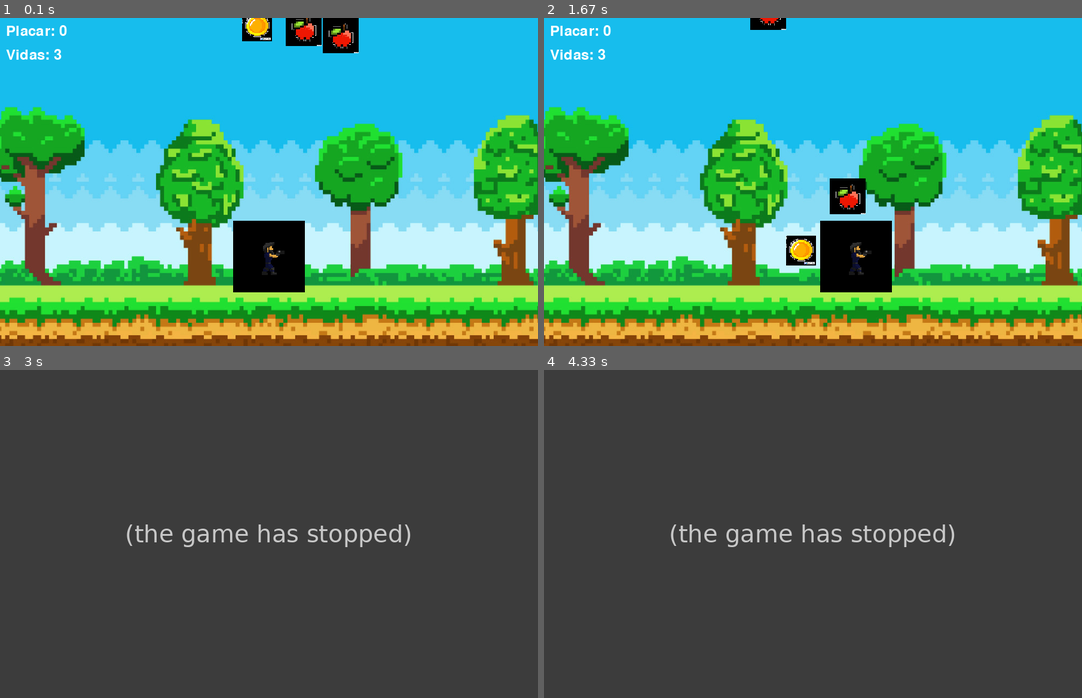
Above: before the commit, frames 1-4 (two rows, left to right).
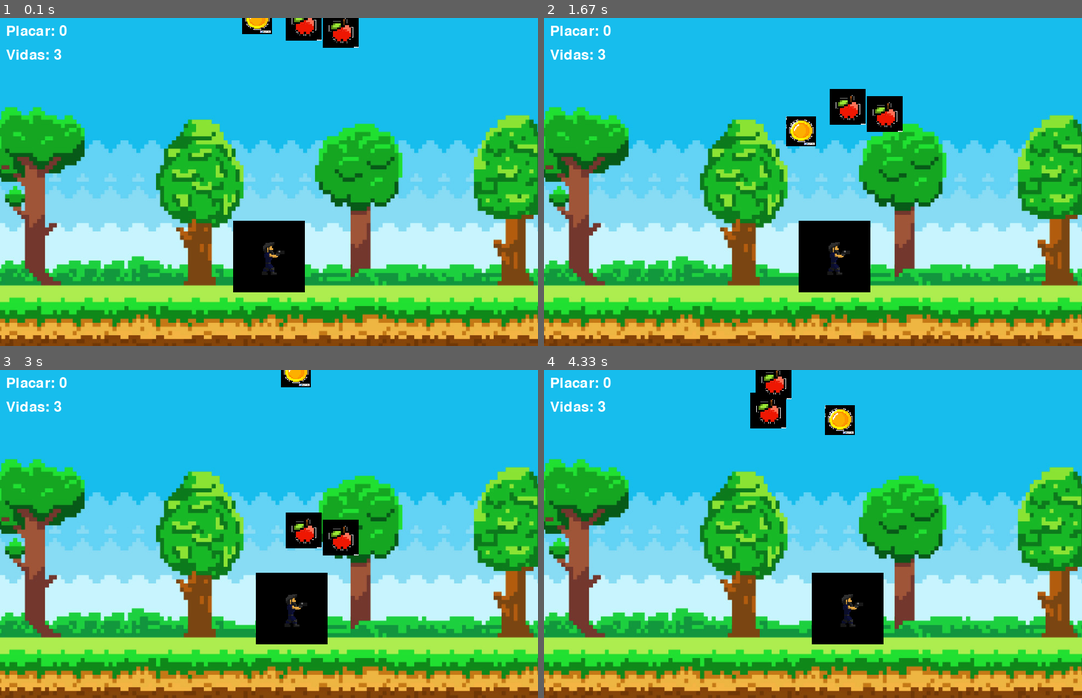
Above: after the commit, the same moments.

Repository: patrick-arashiro/Pygame
Game: pygame game, started from game.py
The game is run twice, just before and just after one commit, with the same random seed, the same clock (stepped at 60 frames per second) and the same inputs.
Inputs:
- Up to frame 1 (0.1 s): no input
- Up to frame 2 (1.67 s): hold Right 0.33-0.8 s; hold Right 0.83-1.3 s; hold Left from 1.33 s (still down)
- Up to frame 3 (3 s): release Left at 1.87 s; hold Left 1.9-2.3 s; hold Right 2.33-2.97 s
- Up to frame 4 (4.33 s): hold Left 3-3.47 s; hold Right 3.5-3.97 s; hold Right from 4 s (still down)

The runs differ from the first frame. In frame 1, 0.9% of the frame differs, in the area x 45-67%, y 0-11%; in frame 2, 5.0%; in frame 3, 100%, in the area x 0-100%, y 0-100%; in frame 4, 100%.
Error before the commit: NameError: name 'sound_moeda' is not defined (game.py line 112); the game stopped at 1.72 s (later frames are placeholders)

Commit message:
codigo atualizado

Diff:
--- a/game.py
+++ b/game.py
@@ -109,7 +109,7 @@
 
         # Verifica se colidiu com o carro
         if pygame.sprite.collide_rect(self, carro):
-            sound_moeda.play()
+            #sound_moeda.play()
             self.renasce()
 
         # Verifica se a moeda saiu da tela
@@ -141,6 +141,7 @@
 # Loop principal do jogo
 while True:
     # Verifica eventos
+    clock.tick(60)
     for event in pygame.event.get():
         if event.type == pygame.QUIT:
             pygame.quit()
Not shown, changed: .DS_Store
